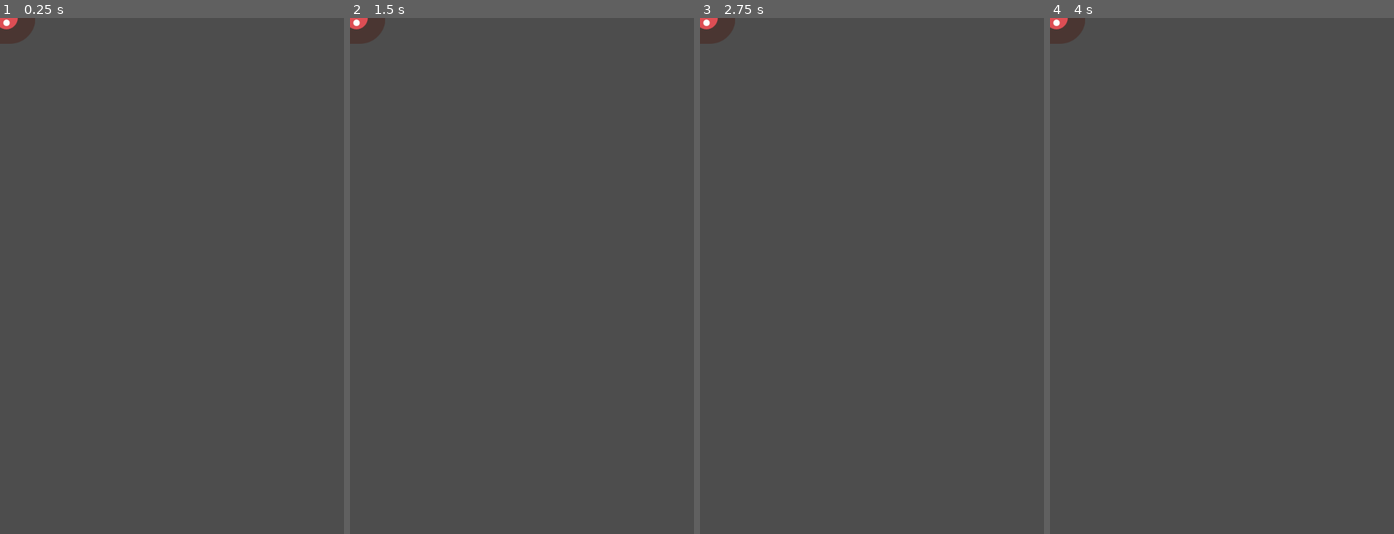
Above: before the commit, frames 1-4 (left to right).
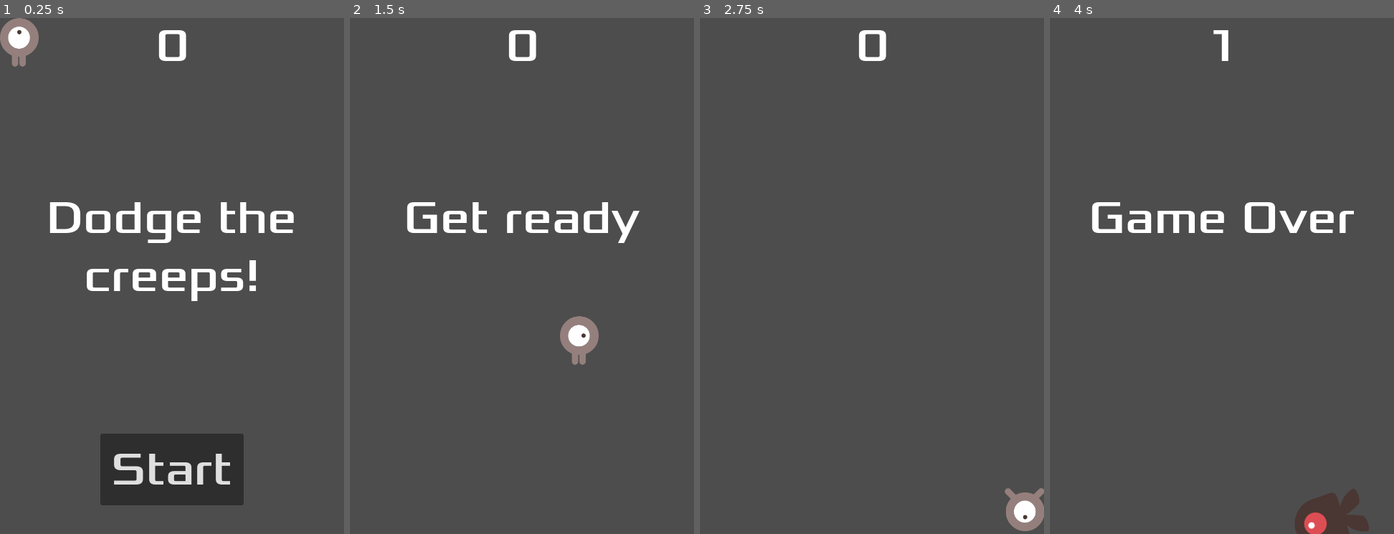
Above: after the commit, the same moments.

Repository: barnesjake/godot-first-game
Game: Godot game, scene res://main.tscn
The game is run twice, just before and just after one commit, with the same random seed, the same clock (stepped at 60 frames per second) and the same inputs. Before the commit the project starts from res://mob.tscn.
Inputs (mouse positions are in pixels of both pictures, inside the frame that each line leads up to):
- Up to frame 1 (0.25 s): no input
- Up to frame 2 (1.5 s): click (522, 472) at 0.5 s, where only the run after the commit has a clickable "Start"; tap Enter at 1.25 s; hold Right (move_right) from 1.28 s (still down)
- Up to frame 3 (2.75 s): release Right (move_right) at 2.03 s; hold Down (move_down) from 2.03 s (still down)
- Up to frame 4 (4 s): release Down (move_down) at 2.78 s; hold Right (move_right) 2.78-3.53 s; hold Up (move_up) from 3.53 s (still down)

The runs differ from the first frame. In frame 1, 9.7% of the frame differs, in the area x 0-86%, y 0-95%; in frame 2, 3.0%; in frame 3, 1.5%; in frame 4, 3.6%.

Commit message:
[JB] game finished

Diff:
--- /dev/null
+++ b/dodge-the-creeps/hud.gd
@@ -0,0 +1,40 @@
+extends CanvasLayer
+
+# Notifies `Main` node that the button has been pressed
+signal start_game
+
+func show_message(text) -> void:
+	$Message.text = text
+	$Message.show()
+	$MessageTimer.start()
+
+func show_game_over() -> void:
+	show_message("Game Over")
+	# Wait until the MessageTimer has counted down.
+	await $MessageTimer.timeout
+
+	$Message.text = "Dodge the Creeps!"
+	$Message.show()
+	# Make a one-shot timer and wait for it to finish.
+	await get_tree().create_timer(1.0).timeout
+	$StartButton.show()
+
+func update_score(score):
+	$ScoreLabel.text = str(score)
+
+
+func _on_menu_button_pressed() -> void:
+	$StartButton.hide()
+	start_game.emit()
+
+func _on_message_timer_timeout() -> void:
+	$Message.hide()
+
+# Called when the node enters the scene tree for the first time.
+func _ready() -> void:
+	pass # Replace with function body.
+
+
+# Called every frame. 'delta' is the elapsed time since the previous frame.
+func _process(delta: float) -> void:
+	pass
--- /dev/null
+++ b/dodge-the-creeps/hud.tscn
@@ -0,0 +1,64 @@
+[gd_scene load_steps=3 format=3 uid="uid://ckdgf8qpa3vje"]
+
+[ext_resource type="FontFile" uid="uid://csascm3gv7kot" path="res://fonts/Xolonium-Regular.ttf" id="1_4kwx7"]
+[ext_resource type="Script" path="res://hud.gd" id="1_qt0l8"]
+
+[node name="HUD" type="CanvasLayer"]
+script = ExtResource("1_qt0l8")
+
+[node name="ScoreLabel" type="Label" parent="."]
+anchors_preset = 5
+anchor_left = 0.5
+anchor_right = 0.5
+offset_left = -22.5
+offset_right = 22.5
+offset_bottom = 78.0
+grow_horizontal = 2
+theme_override_fonts/font = ExtResource("1_4kwx7")
+theme_override_font_sizes/font_size = 64
+text = "0"
+horizontal_alignment = 1
+vertical_alignment = 1
+
+[node name="Message" type="Label" parent="."]
+custom_minimum_size = Vector2(480, 0)
+anchors_preset = 8
+anchor_left = 0.5
+anchor_top = 0.5
+anchor_right = 0.5
+anchor_bottom = 0.5
+offset_left = -177.5
+offset_top = -120.0
+offset_right = 177.5
+offset_bottom = 120.0
+grow_horizontal = 2
+grow_vertical = 2
+theme_override_fonts/font = ExtResource("1_4kwx7")
+theme_override_font_sizes/font_size = 64
+text = "Dodge the creeps!"
+horizontal_alignment = 1
+autowrap_mode = 2
+
+[node name="StartButton" type="Button" parent="."]
+custom_minimum_size = Vector2(200, 100)
+anchors_preset = 7
+anchor_left = 0.5
+anchor_top = 1.0
+anchor_right = 0.5
+anchor_bottom = 1.0
+offset_left = -100.0
+offset_top = -140.0
+offset_right = 100.0
+offset_bottom = -40.0
+grow_horizontal = 2
+grow_vertical = 0
+theme_override_fonts/font = ExtResource("1_4kwx7")
+theme_override_font_sizes/font_size = 64
+text = "Start"
+
+[node name="MessageTimer" type="Timer" parent="."]
+wait_time = 2.0
+one_shot = true
+
+[connection signal="pressed" from="StartButton" to="." method="_on_menu_button_pressed"]
+[connection signal="timeout" from="MessageTimer" to="." method="_on_message_timer_timeout"]
--- a/dodge-the-creeps/main.gd
+++ b/dodge-the-creeps/main.gd
@@ -5,8 +5,7 @@
 
 # Called when the node enters the scene tree for the first time.
 func _ready() -> void:
-	new_game()
-
+	pass
 
 # Called every frame. 'delta' is the elapsed time since the previous frame.
 func _process(delta: float) -> void:
@@ -16,11 +15,16 @@
 func game_over() -> void:
 	$ScoreTimer.stop()
 	$MobTimer.stop()
+	$HUD.show_game_over()
 
 func new_game() -> void:
 	score = 0
 	$Player.start($StartPosition.position)
 	$StartTimer.start()
+	$HUD.update_score(score)
+	$HUD.show_message("Get ready")
+
+	get_tree().call_group("mobs", "queue_free")
 
 
 func _on_mob_timer_timeout() -> void:
@@ -51,6 +55,7 @@
 
 func _on_score_timer_timeout() -> void:
 	score += 1
+	$HUD.update_score(score)
 
 
 func _on_start_timer_timeout() -> void:
--- a/dodge-the-creeps/main.tscn
+++ b/dodge-the-creeps/main.tscn
@@ -1,8 +1,9 @@
-[gd_scene load_steps=5 format=3 uid="uid://b1ojta6gawdhx"]
+[gd_scene load_steps=6 format=3 uid="uid://b1ojta6gawdhx"]
 
 [ext_resource type="PackedScene" uid="uid://cl4qhmxgu7won" path="res://player.tscn" id="1_k7lek"]
 [ext_resource type="Script" path="res://main.gd" id="1_yjuvf"]
 [ext_resource type="PackedScene" uid="uid://dq0qf8kx8rplp" path="res://mob.tscn" id="2_bfyvq"]
+[ext_resource type="PackedScene" uid="uid://ckdgf8qpa3vje" path="res://hud.tscn" id="4_aocxy"]
 
 [sub_resource type="Curve2D" id="Curve2D_1hqgx"]
 _data = {
@@ -23,6 +24,7 @@
 
 [node name="StartTimer" type="Timer" parent="."]
 wait_time = 2.0
+one_shot = true
 
 [node name="StartPosition" type="Marker2D" parent="."]
 position = Vector2(240, 450)
@@ -34,7 +36,10 @@
 position = Vector2(0, 1)
 rotation = 0.00416664
 
+[node name="HUD" parent="." instance=ExtResource("4_aocxy")]
+
 [connection signal="hit" from="Player" to="." method="game_over"]
 [connection signal="timeout" from="MobTimer" to="." method="_on_mob_timer_timeout"]
 [connection signal="timeout" from="ScoreTimer" to="." method="_on_score_timer_timeout"]
 [connection signal="timeout" from="StartTimer" to="." method="_on_start_timer_timeout"]
+[connection signal="start_game" from="HUD" to="." method="new_game"]
--- a/dodge-the-creeps/mob.tscn
+++ b/dodge-the-creeps/mob.tscn
@@ -48,7 +48,7 @@
 "speed": 3.0
 }]
 
-[node name="Mob" type="RigidBody2D"]
+[node name="Mob" type="RigidBody2D" groups=["mobs"]]
 collision_mask = 0
 gravity_scale = 0.0
 script = ExtResource("1_mqwbq")
--- a/dodge-the-creeps/project.godot
+++ b/dodge-the-creeps/project.godot
@@ -11,7 +11,7 @@
 [application]
 
 config/name="dodge-the-creeps"
-run/main_scene="res://mob.tscn"
+run/main_scene="res://main.tscn"
 config/features=PackedStringArray("4.3", "Forward Plus")
 config/icon="res://icon.svg"
 
